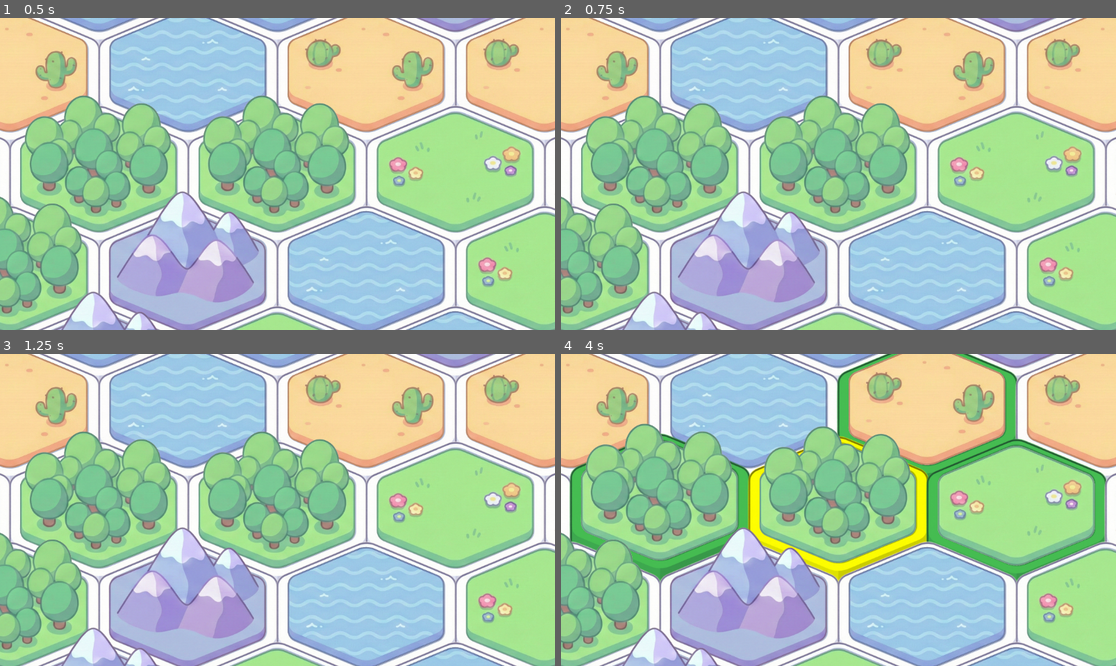
Above: before the commit, frames 1-4 (two rows, left to right).
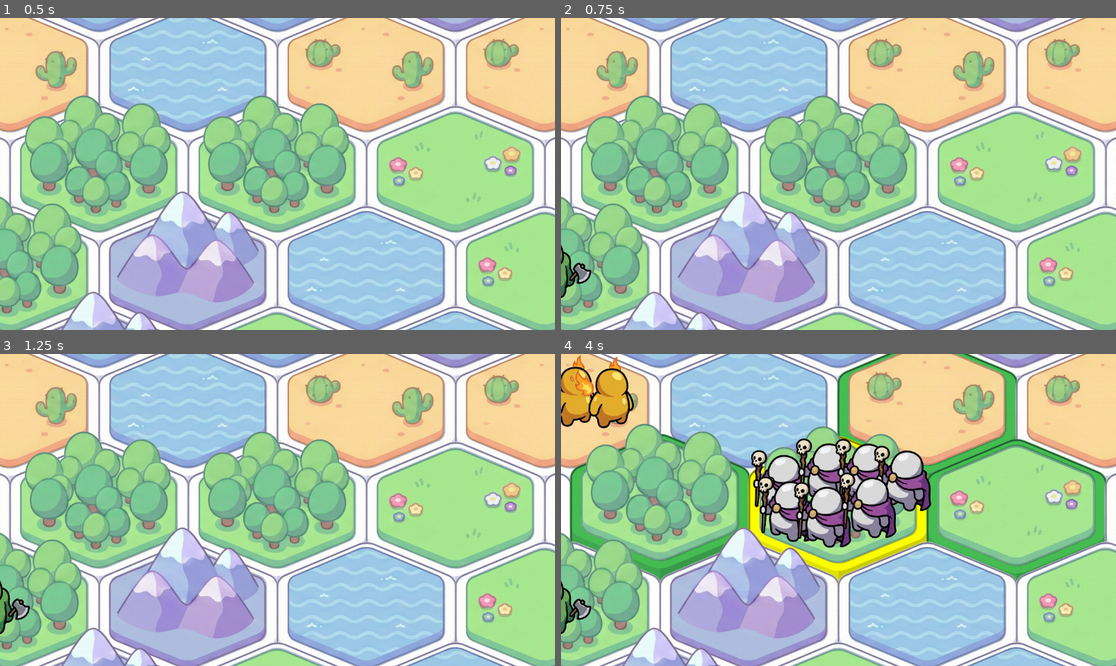
Above: after the commit, the same moments.

Repository: pebll/tbsge
Game: Godot game, scene res://scenes/runnables/unit_preview.tscn
The game is run twice, just before and just after one commit, with the same random seed, the same clock (stepped at 60 frames per second) and the same inputs.
Inputs (mouse positions are in pixels of both pictures, inside the frame that each line leads up to):
- Up to frame 1 (0.5 s): no input
- Up to frame 2 (0.75 s): tap Enter at 0.5 s; drag from (572, 273) to (572, 74) at 0.52 s
- Up to frame 3 (1.25 s): no input
- Up to frame 4 (4 s): tap Space at 1.25 s; drag from (838, 510) to (572, 609) at 1.27 s; move the mouse to (838, 510) at 2.02 s; click (838, 510) at 2.17 s; drag from (572, 410) to (838, 510) at 2.77 s; drag from (838, 510) to (660, 510) at 3.52 s

Frame 1 is identical in both runs. In frame 2, 0.4% of the frame differs, in the area x 0-6%, y 72-90%; in frame 3, 0.4%; in frame 4, 11%, in the area x 0-67%, y 0-90%.
Error before the commit: Invalid access to property or key 'position' on a base object of type 'Nil'. (res://scripts/legion_visu.gd:16)

Commit message:
working version

Diff:
--- a/scripts/game_manager.gd
+++ b/scripts/game_manager.gd
@@ -26,20 +26,24 @@
 # Todo: refactor HexTile to have a logic side?
 func spawn_unit(tile: HexTile):
 	# Spawns random legion at given coords
-	if tile.unit or not tile.walkable:
+	if tile.has_unit() or not tile.walkable:
 		print("tile not adequate for spawning")
 		return # only spawn if tile is empty
 	var legion = Legion.new(UNITS[randi()%8], randi()%8+1, tile)
 	var legionVisu = preload("res://scenes/legion.tscn").instantiate()
 	# TODO: refactor this into own folder (like for the tiles)
 	self.add_child(legionVisu)
+	legions.append(legion)
 	tile.unit = legionVisu
 	legionVisu.init(legion)
+	legionVisu.z_index = tile.z_index + 1
 
 func move_unit(from: HexTile, to: HexTile):
 	var unit = from.unit
 	from.unit = null
 	to.unit = unit
+	if unit and unit.legion:
+		unit.legion.tile = to
 	unit.juice_move(to.position)
 
 func attack_unit(from: HexTile, to: HexTile):
--- a/scripts/hextile.gd
+++ b/scripts/hextile.gd
@@ -43,6 +43,9 @@
 
 	qr_label.text = "(%d,%d,%d)" % [cube_q, cube_r, cube_s]
 
+func has_unit() -> bool:
+	return unit != null
+
 func setup(q: int, r: int):
 	cube_q = q
 	cube_r = r
--- a/scripts/legion.gd
+++ b/scripts/legion.gd
@@ -4,10 +4,12 @@
 var unit_type: String
 var units: Array[Unit] = []
 var tile: HexTile
+var unit_count: int
 
 func _init(unit_type: String, unit_count: int, tile: HexTile) -> void:
-	unit_type = unit_type
-	tile = tile
+	self.unit_type = unit_type
+	self.unit_count = unit_count
+	self.tile = tile
 	for i in range(unit_count):
-		var unit = Unit.new(unit_type)
+		var unit = Unit.new(self.unit_type)
 		units.append(unit)
--- a/scripts/legion_visu.gd
+++ b/scripts/legion_visu.gd
@@ -10,11 +10,10 @@
 
 var current_offset: Vector2 = Vector2(0, 0)
 
-# Called when the node enters the scene tree for the first time.
 func init(legion: Legion) -> void:
-	legion = legion
+	self.legion = legion
 	position = legion.tile.position
-	for unit in legion.units:
+	for unit in self.legion.units:
 		var unitVisu = preload("res://scenes/unit.tscn").instantiate()
 		unitVisu.init(unit)
 		units.add_child(unitVisu)
@@ -51,6 +50,9 @@
 	for i in range(legion.unit_count):
 		children[i].local_position = positions[i]
 
+func get_unit_count() -> int:
+	return legion.unit_count
+
 func update_direction(direction: Vector2):
 	for unit in units.get_children():
 		unit.update_direction(direction)
--- a/scripts/mapgen.gd
+++ b/scripts/mapgen.gd
@@ -4,7 +4,7 @@
 var tile_size_xy_ratio: float = 0.75
 
 func _init(p_tile_size: float, p_tile_size_xy_ratio: float) -> void:
-	tile_size = tile_size
+	tile_size = p_tile_size
 	tile_size_xy_ratio = p_tile_size_xy_ratio
 
 func generate_hex_map(radius: int, parent: Node, grid: Dictionary):
--- a/scripts/unit.gd
+++ b/scripts/unit.gd
@@ -7,7 +7,7 @@
 var current_health : float
 
 func _init(unit_type: String) -> void:
-	unit_type = unit_type
+	self.unit_type = unit_type
 	max_health = 10
 	attack = 3
 	current_health = max_health
--- a/scripts/unit_visu.gd
+++ b/scripts/unit_visu.gd
@@ -14,7 +14,7 @@
 var local_position: Vector2 = Vector2(0, 0)
 
 func init(unit: Unit):
-	unit = unit
+	self.unit = unit
 
 func update_direction(direction: Vector2):
 	direction_right = direction.x >= 0
--- a/scripts/user_interface.gd
+++ b/scripts/user_interface.gd
@@ -26,7 +26,7 @@
 	elif tile == selected_tile:
 		deselect()
 	# if tile is another unit
-	elif tile.unit:
+	elif tile.has_unit():
 		deselect()
 		select_tile(tile)
 	# else
--- a/scripts/utils.gd
+++ b/scripts/utils.gd
@@ -26,7 +26,7 @@
 	var tiles = get_surrounding_walkable_tiles(tile, grid)
 	var new_tiles : Array[HexTile] = []
 	for t in tiles:
-		if not t.unit:
+		if not t.has_unit():
 			new_tiles.append(t)
 	return new_tiles
 
@@ -34,6 +34,6 @@
 	var tiles = get_surrounding_walkable_tiles(tile, grid)
 	var new_tiles : Array[HexTile] = []
 	for t in tiles:
-		if t.unit:
+		if t.has_unit():
 			new_tiles.append(t)
 	return new_tiles
